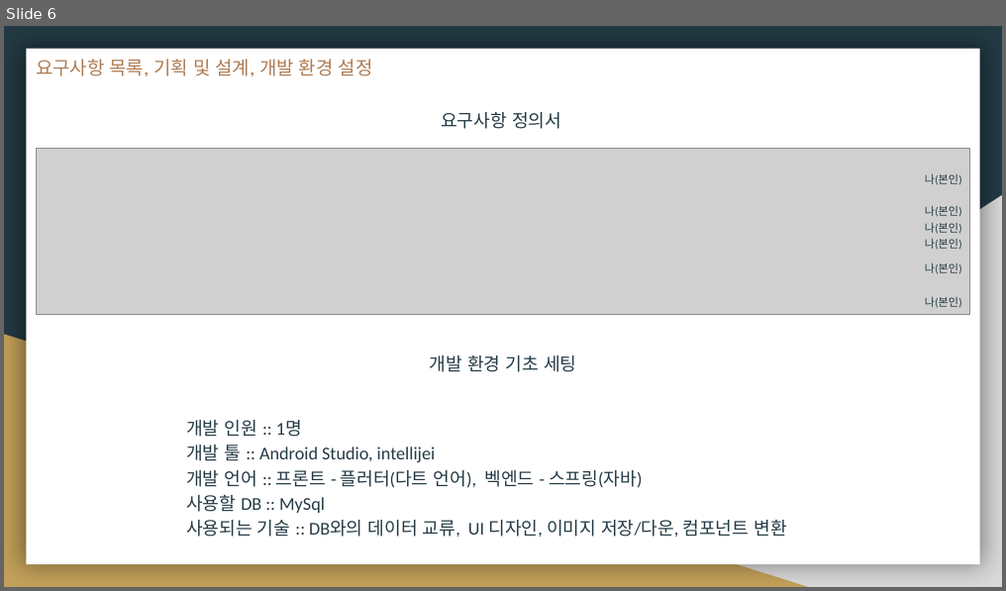
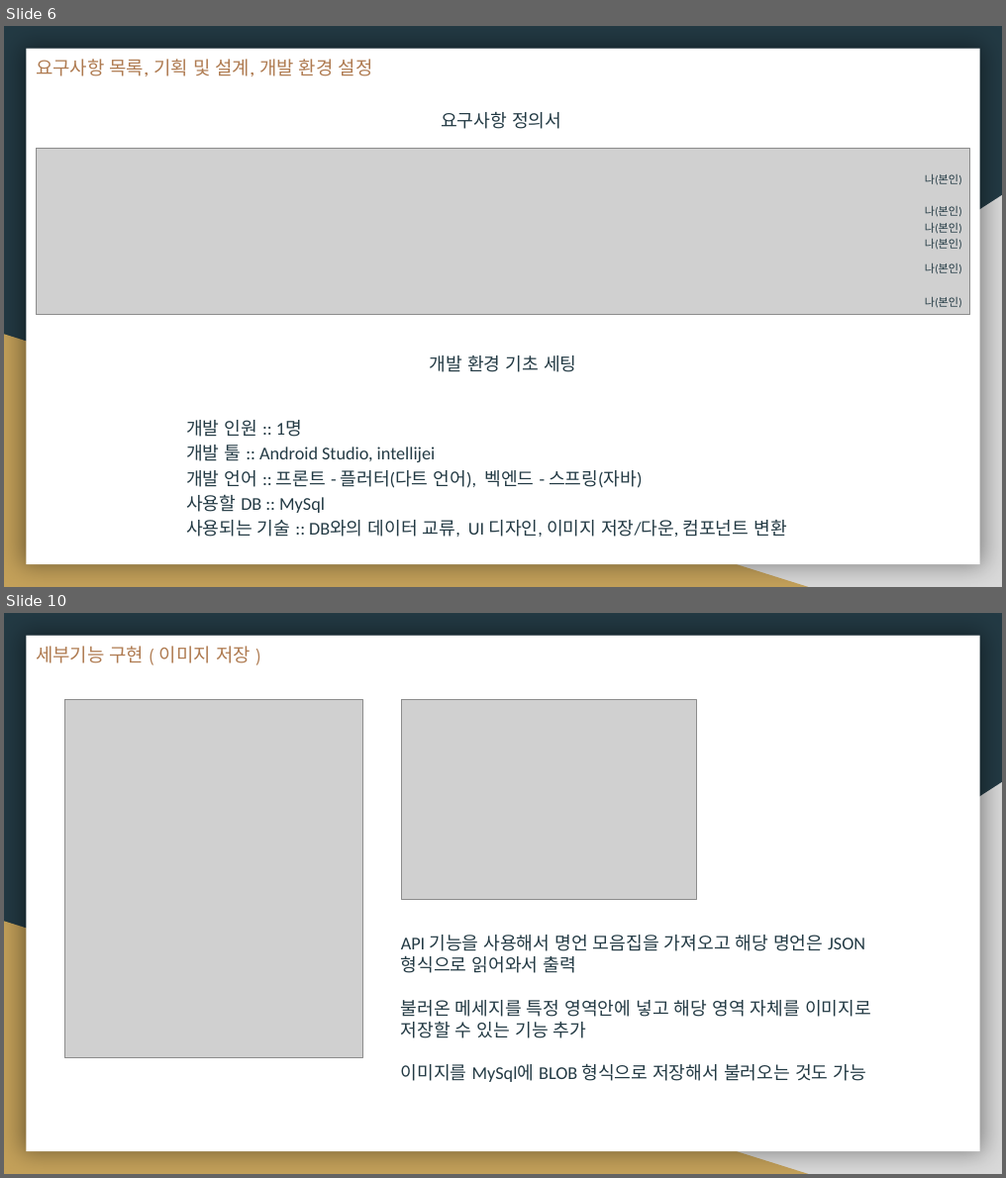
Before and after one commit to OOOJJJHHH/Study, a slide deck: 플러터/프로젝트/14_.pptx. Shown one above the other, each under a label of ours: slide 6 before the commit, slides 6 and 10 after it; the slides between them are not shown. The pictures are 1006x591 and 1006x1178 pixels, drawn with LibreOffice and Linux fonts; fonts in the diff are those of the drawing; grey boxes stand for pictures. Boxes give left, top, right and bottom in pixels: in the first picture for what was removed or moved away, otherwise in the second. Text is boxed around its words. In the diff, an @@ line names an element or a change of style, - is before the commit and + after.

```diff
--- a/플러터/프로젝트/14_.pptx
+++ b/플러터/프로젝트/14_.pptx
@@ slide 10 added at [4, 613, 1002, 1174], background #233A44; not listed: 3 template elements that a slide beside it also shows @@
@@ title added at [36, 646, 251, 663], 13.5 pt, text #AF7B51 @@
+세부기능 구현 ( 이미지 저장 )
@@ picture added at [64, 700, 363, 1059] @@
@@ picture added at [401, 700, 697, 899] @@
@@ text added at [401, 935, 871, 1082], 13 pt, text #233A44 @@
+API 기능을 사용해서 명언 모음집을 가져오고 해당 명언은 JSON 형식으로 읽어와서 출력
+불러온 메세지를 특정 영역안에 넣고 해당 영역 자체를 이미지로 저장할 수 있는 기능 추가
+이미지를 MySql에 BLOB 형식으로 저장해서 불러오는 것도 가능
```
Also in this commit, not shown: 1 slide changed, 3 other slides added, 2 slides removed.
